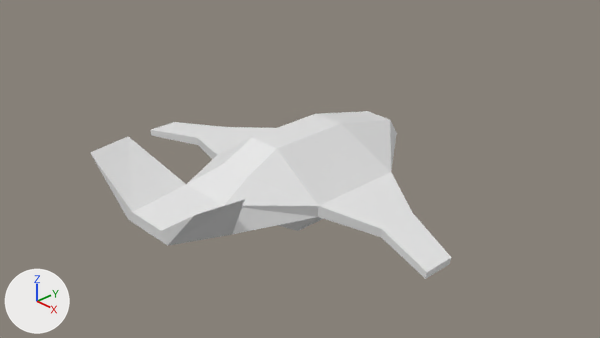
Two versions of the Blender file mobs/enemy_drone.blend, one commit apart.
The view is the same before and after, from the file's camera 'Camera'. Every picture has the same lights, and +X, +Y and +Z are marked at lower left.
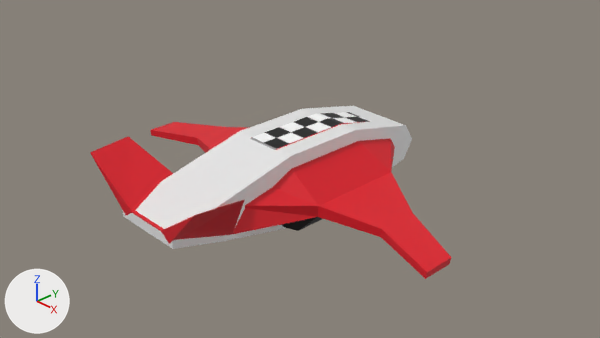
Commit message: Work on simple enemy model

Scene script edits in JSON lines:
```json
{"op": "add", "block": "img_enemy_drone_png", "code": ["img_enemy_drone_png = load_image('enemy_drone.png', 'enemy_drone.png', 1024, 1024, 'sRGB')"]}
{"op": "remove", "block": "mat_material", "code": "mat_material.base_color = (0.8, 0.8, 0.8)  # white #e7e7e7"}
{"op": "add", "block": "mat_material", "code": "mat_material.texture = img_enemy_drone_png"}
{"block": "me_cube", "where": "me_cube.from_pydata(...)  # 56 vertices, 62 faces; spans x -2.69..2.69, y -2.5..1.75, z -0.52..0.63"}
{"block": "me_cube", "where": "# used by ob_cube; location = (0.0, 0.0, 0.0)"}
{"block": "me_cube", "change": "me_cube part 1: texture (UV) coordinates changed"}
{"op": "add", "block": "me_cube_001", "code": ["me_cube_001 = bpy.data.meshes.new('Cube.001')", "me_cube_001.from_pydata(...)  # 20 vertices, 18 faces; spans x -1.0..1.0, y -4.8..3.42, z -1.0..1.0"]}
{"op": "add", "block": "ob_cube_001", "code": ["ob_cube_001 = bpy.data.objects.new('Cube.001', me_cube_001)", "ob_cube_001.location = (0.0, 0.0, 0.0)", "ob_cube_001.scale = (0.511, 0.511, 0.511)"]}
```

Changed parts and their boxes (x1, y1, x2, y2) in the pictures (600 x 338 px):
```json
{"object": "Cube", "change": "surface changed", "before": [90, 111, 452, 279], "after": [90, 111, 452, 279], "on screen": "white to red"}
{"object": "Cube.001", "change": "added", "after": [123, 106, 412, 249]}
```
